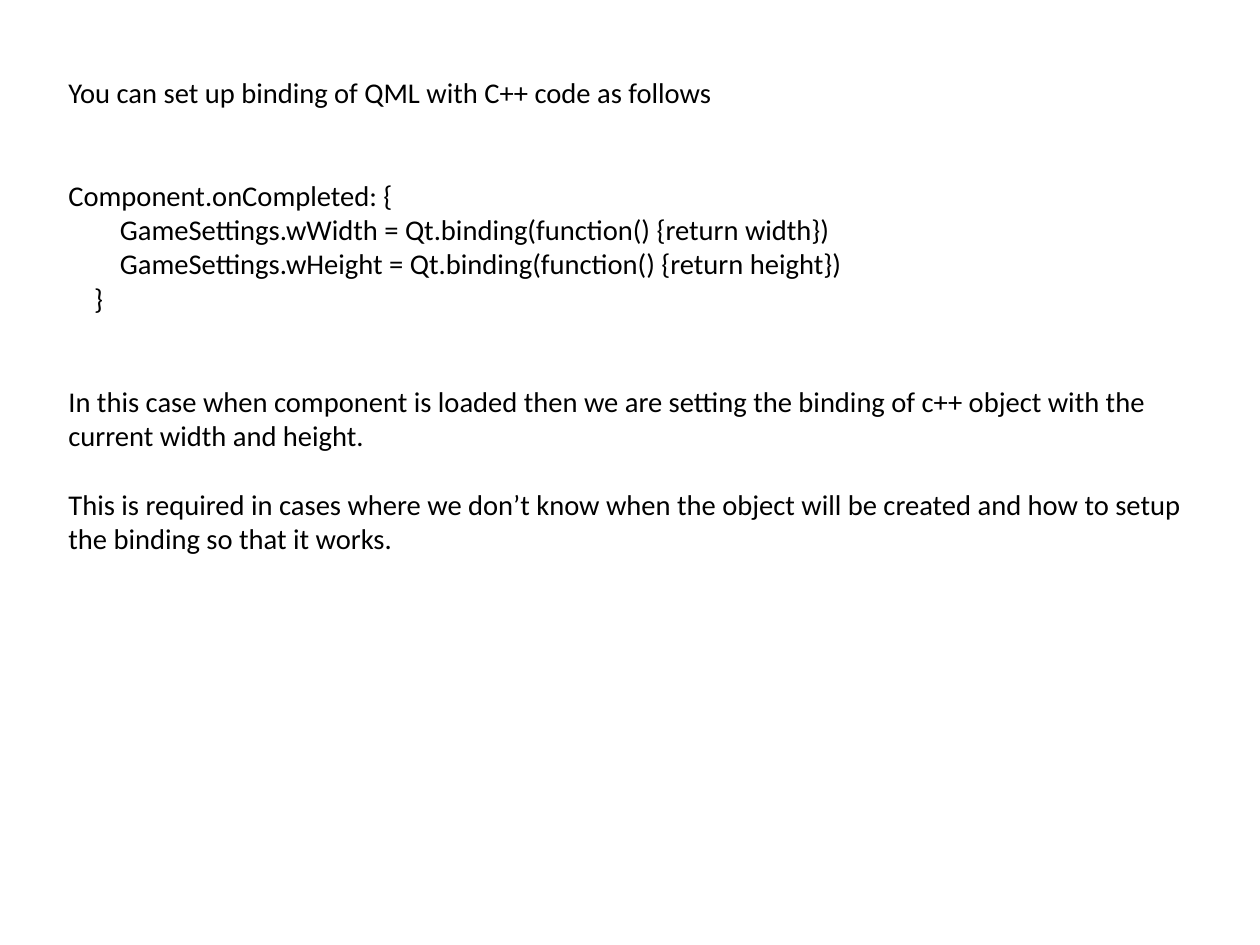
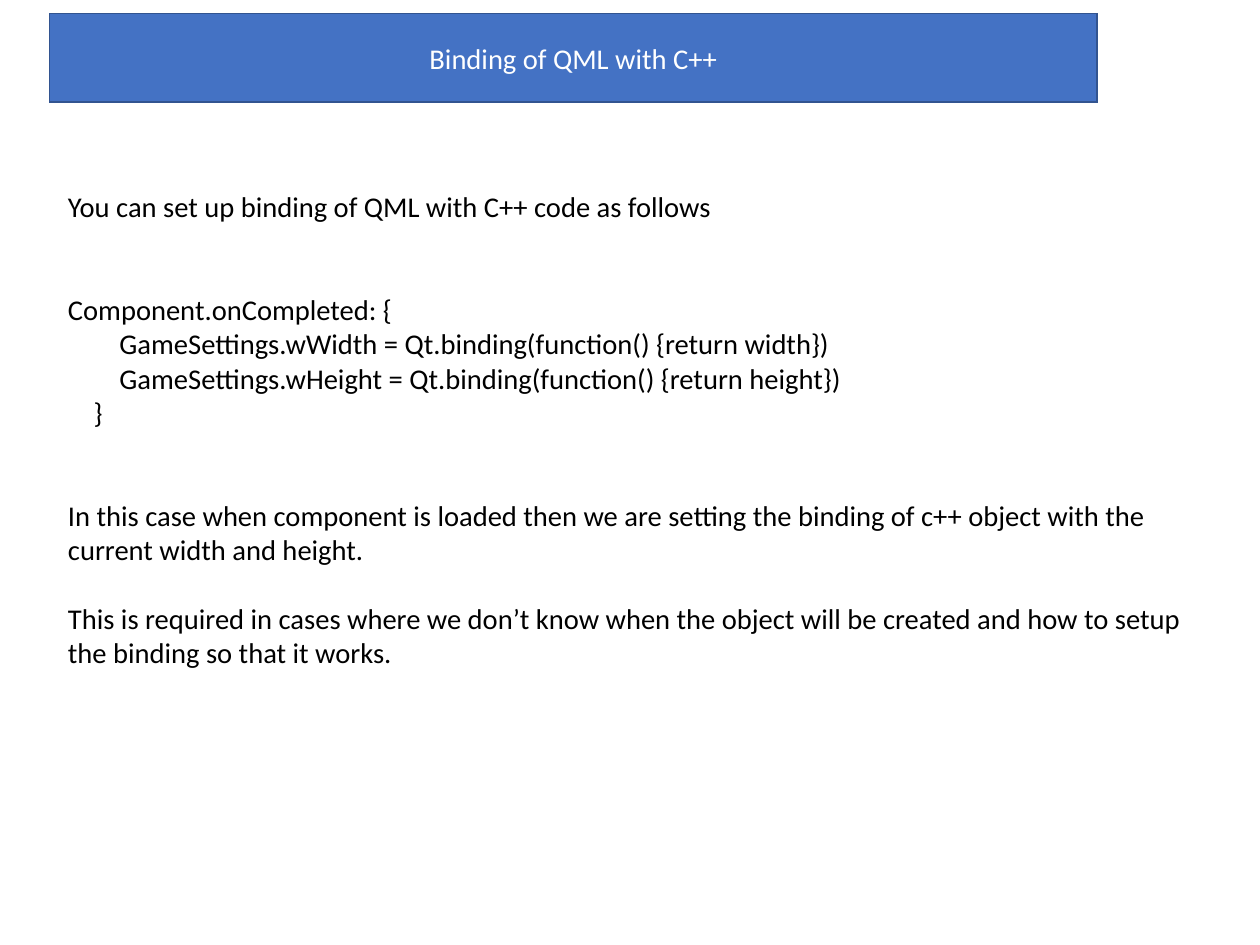
Before and after one commit to girishlande/QMLProjects, a slide deck: slide 5 of learnings.pptx. Drawn at 1260x945 pixels with LibreOffice and Linux fonts; fonts in the diff are those of the drawing; background and template pictures are left out. Boxes give left, top, right and bottom in pixels: in the first picture for what was removed or moved away, otherwise in the second. Text is boxed around its words. In the diff, an @@ line names an element or a change of style, - is before the commit and + after.

```diff
--- a/learnings.pptx
+++ b/learnings.pptx
@@ rectangle added at [49,14,1098,103], fill #4472C4, outline #325491 1 pt, 18 pt, text #FFFFFF @@
+Binding of QML with C++
@@ text "You can set up binding ...": place and size @@
-text "You can set up binding ..." at [68,83,1180,554]
+text "You can set up binding ..." at [68,197,1180,668]
```
Also in this commit, not shown: 1 other slide changed, 10 slides added, 24 other files.
